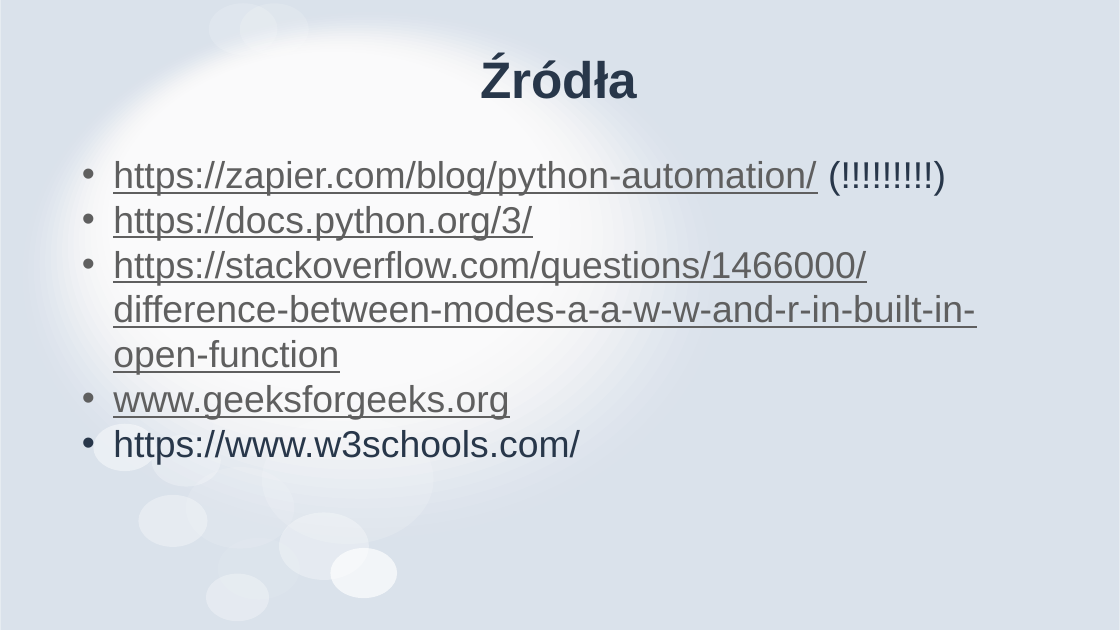
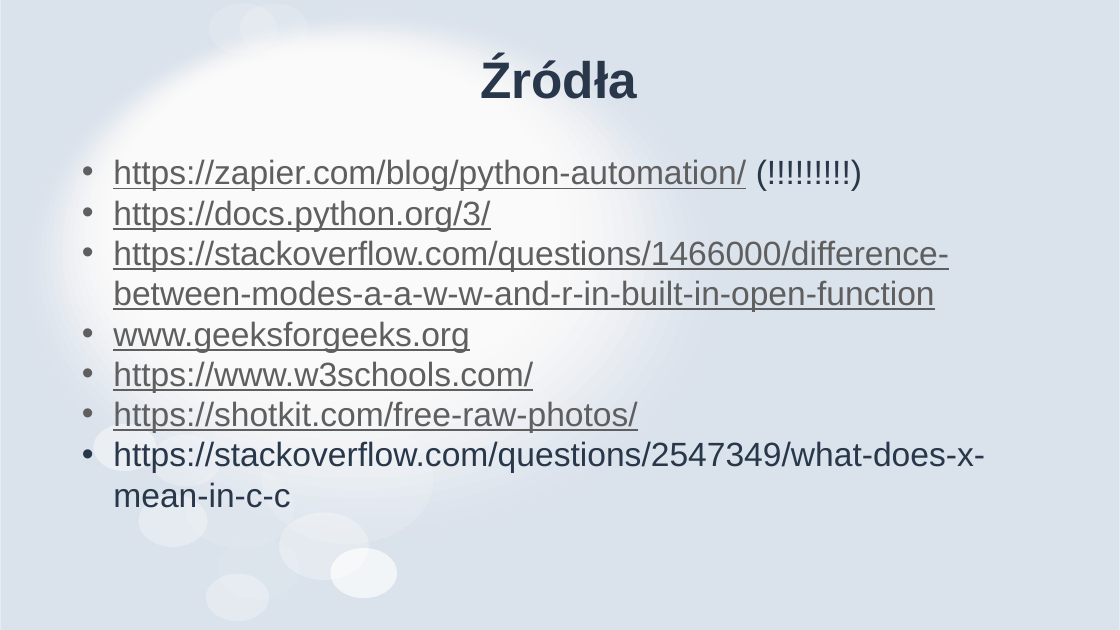
Before and after one commit to MikoStoro/ETI_Academy_python, a slide deck: slide 17 of EverydayPython/EverydayPython.pptx (slide 15 before the commit). Drawn at 1120x630 pixels with LibreOffice and Linux fonts; fonts in the diff are those of the drawing. Boxes give left, top, right and bottom in pixels: in the first picture for what was removed or moved away, otherwise in the second. Text is boxed around its words. In the diff, an @@ line names an element or a change of style, - is before the commit and + after.

Commit message:
updated everyday_python

```diff
--- a/EverydayPython/EverydayPython.pptx
+++ b/EverydayPython/EverydayPython.pptx
@@ text at [113,159,949,392]: size 32 to 28.8 pt in "https://zapier.com/blog/python-automation/ (!!!!!!!!!)", "https://docs.python.org/3/", "https://stackoverflow.com/questions/1466000/difference-betwe ...", "www.geeksforgeeks.org" and 1 more places; text colour #28374A to #5F5F5F, underline on in "https://www.w3schools.com/" @@
@@ text at [113,401,985,508]: paragraphs added @@
+• https://shotkit.com/free-raw-photos/
+• https://stackoverflow.com/questions/2547349/what-does-x-mean-in-c-c
```
Also in this commit, not shown: 2 other slides changed, 2 slides added, 3 other files.
